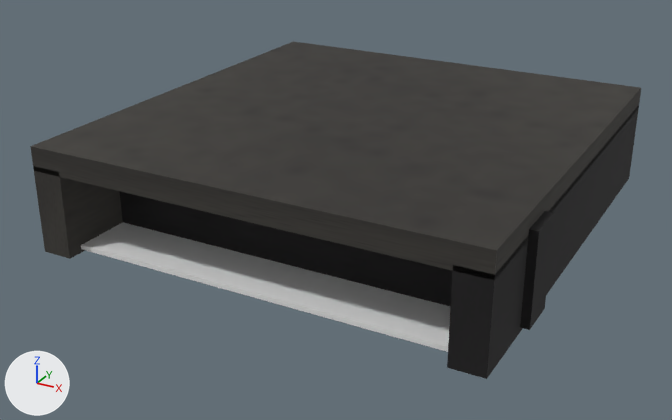
What one commit did to the Blender file RedFortress2/MultiPassRendering/res/model/stage-select2/world2.blend.
The view is the same before and after, from a camera (50 mm lens) standing at (51.1, -108.4, 48.5) and looking at (-2.4, -11.1, -0.2). The lights are fixed; the arrows at lower left show +X, +Y and +Z. The older version comes first.

Names of what the first picture shows: 'cave_high_ceiling_extension', 'cave_left_screen_wall_extension', 'cave_near_floor_extension', 'cave_near_overhang_shadow', 'cave_right_screen_wall_extension'.
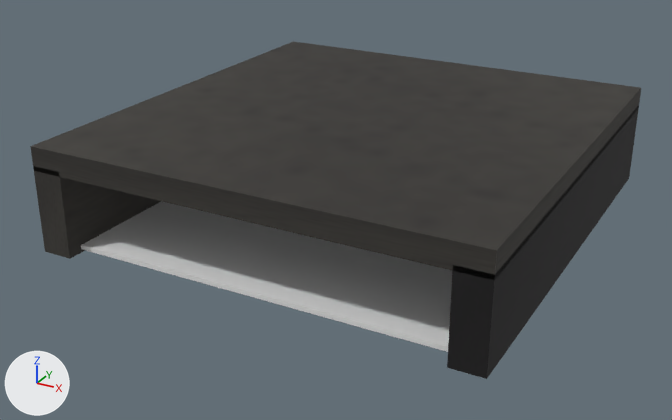
The edits, one by one:
Object 'cave_near_overhang_shadow' (ob_cave_near_overhang_shadow) is deleted.

Location of each change, [x1, y1, x2, y2] in pixels of the pictures (672 x 420 px):
'cave_near_overhang_shadow', deleted: before [120, 191, 554, 330]
